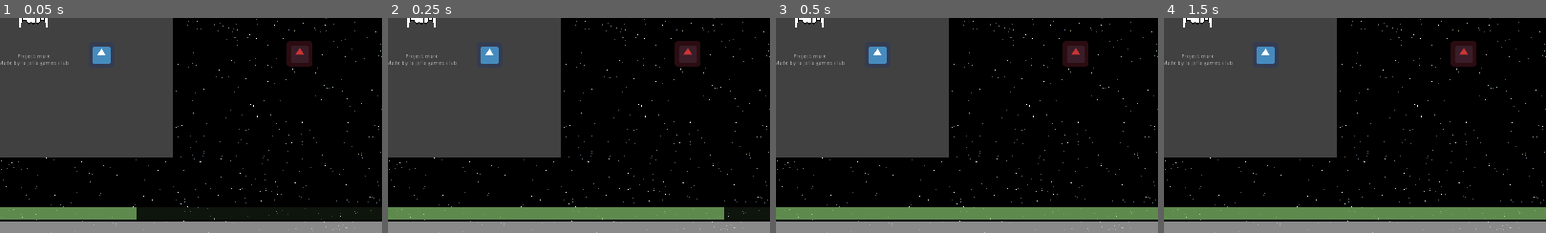
Above: before the commit, frames 1-4 (left to right).
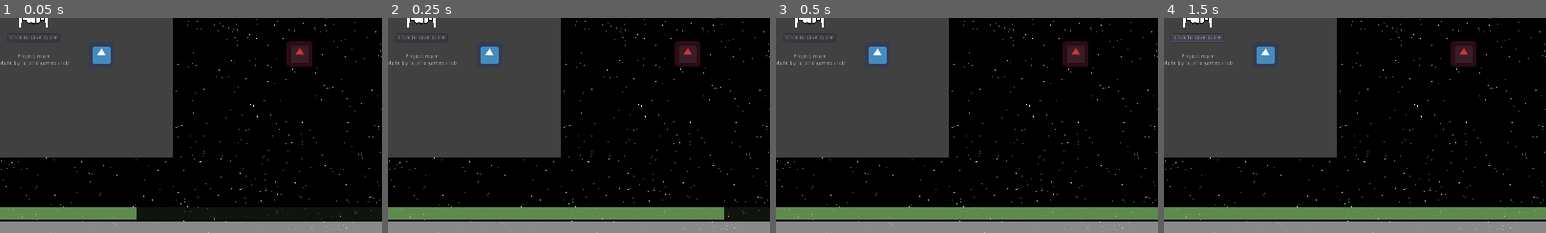
Above: after the commit, the same moments.

Repository: lajollagamesclub/project-mark
Game: Godot game, scene res://Main.tscn
Same seed, same stepped clock (60 frames per second), same inputs: the game is played once before the commit and once after it. The engine's default icon, where the game draws it, is replaced by a stand-in: a white triangle on a blue panel in a dark square.
Inputs (mouse positions are % of the whole screen's width and height, from its top left):
- Up to frame 1 (0.05 s): no input
- Up to frame 2 (0.25 s): no input
- Up to frame 3 (0.5 s): no input
- Up to frame 4 (1.5 s): click (50, 55) at 0.5 s, where only the run after the commit has a clickable "Click to save score"; hold E (g_dash_right) from 1.28 s (still down)
The pictures show only the part of the screen within x 46-96%, y 50-100%; the shares and areas given below are measured in that part.

The runs differ from the first frame. In frame 1, less than 0.1% of the frame differs, in the area x 2-15%, y 8-10%; in frame 2, less than 0.1%; in frame 3, less than 0.1%; in frame 4, 0.1%, in the area x 2-16%, y 7-12%.

Commit message:
Add saving score button

Diff:
--- a/src/Main.gd
+++ b/src/Main.gd
@@ -25,5 +25,8 @@
 func save_score():
 	var distance_file = File.new()
 	distance_file.open(distance_filename, File.WRITE)
-	distance_file.store_string(str(game_state.distance))
+#	distance_file.store_string(str(game_state.distance))
 	distance_file.close()
+
+func _on_SaveScoreButton_pressed():
+	save_score()
--- a/src/Main.tscn
+++ b/src/Main.tscn
@@ -122,6 +122,13 @@
 align = 1
 valign = 1
 
+[node name="SaveScoreButton" type="Button" parent="."]
+margin_left = -65.0
+margin_top = 39.97
+margin_right = 66.0
+margin_bottom = 59.97
+text = "Click to save score"
+
 [node name="Enemies" type="Node2D" parent="."]
 
 [node name="Bullets" type="Node2D" parent="."]
@@ -172,3 +179,4 @@
 }
 [connection signal="tree_exiting" from="." to="." method="_on_Main_tree_exiting"]
 [connection signal="timeout" from="StartMeasuringTimer" to="StarsPerformanceSwitcher" method="_on_StartMeasuringTimer_timeout"]
+[connection signal="pressed" from="SaveScoreButton" to="." method="_on_SaveScoreButton_pressed"]
